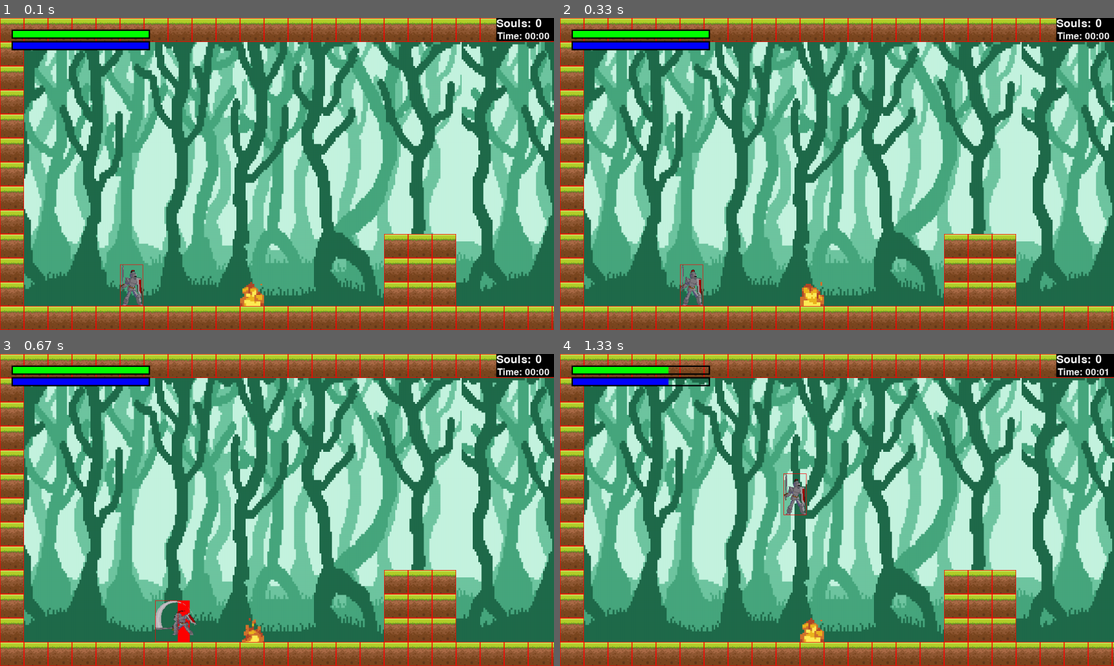
Above: before the commit, frames 1-4 (two rows, left to right).
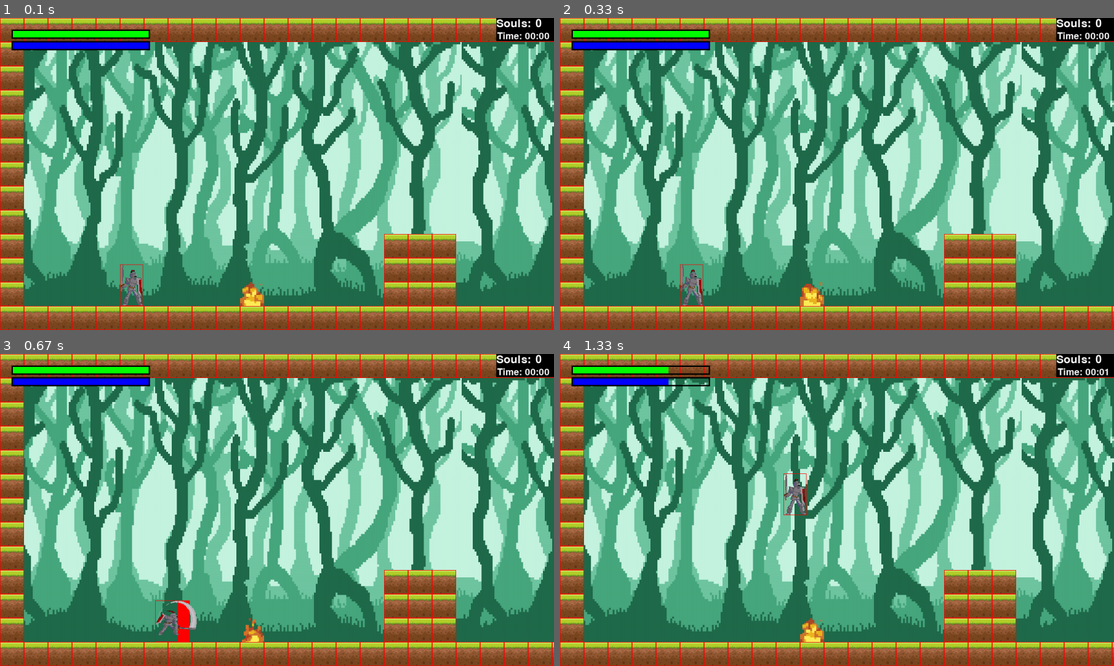
Above: after the commit, the same moments.

Repository: Ignacio630/ignacio_medici_pygame_tp_final
Game: pygame game, started from proyecto_final_juego/main.py
Same seed, same stepped clock (60 frames per second), same inputs: the game is played once before the commit and once after it.
Inputs:
- Up to frame 1 (0.1 s): no input
- Up to frame 2 (0.33 s): no input
- Up to frame 3 (0.67 s): hold Z from 0.33 s (still down); hold Right from 0.33 s (still down)
- Up to frame 4 (1.33 s): release Z at 0.8 s; release Right at 0.8 s; hold Right 0.83-1.3 s; tap Space at 0.9, 1.2 s; tap 0 at 0.98 s

Frames 1-2 are identical in both runs. In frame 3, 0.5% of the frame differs, in the area x 28-36%, y 79-91%; in frame 4, nothing differs.

Commit message:
direccion del ataque

Diff:
--- a/proyecto_final_juego/player.py
+++ b/proyecto_final_juego/player.py
@@ -43,9 +43,9 @@
             self.animation = self.attack_frame_r
             self.rect_melee_attack = pygame.draw.rect(surface=pantalla,color=R,rect=(x,y,ANCHO_JUGADOR/2,ALTO_JUGADOR))
         else:
-            x, y = self.rect_jugador.topleft
+            x, y = self.rect_jugador.x,self.rect_jugador.y
             self.animation = self.attack_frame_l
-            self.rect_melee_attack = pygame.draw.rect(surface=pantalla,color=R,rect=(x,y,-ANCHO_JUGADOR/2,ALTO_JUGADOR))
+            self.rect_melee_attack = pygame.draw.rect(surface=pantalla,color=R,rect=(x-(ANCHO_JUGADOR/2),y,ANCHO_JUGADOR/2,ALTO_JUGADOR))
 
 
     # HUD
@@ -116,10 +116,8 @@
             self.mana -= 10
 
         if keys[pygame.K_z]:
-            self.direction = True
             self.melee_attack(surface)
         if keys[pygame.K_z]:
-            self.direction = False
             self.melee_attack(surface)
 
     def apply_gravity(self):
@@ -138,7 +136,7 @@
                 self.frame = 0
 
         self.rect_jugador.x += self.direction_movement.x * self.speed_walk
-
+        print(self.direction)
         print(self.rect_melee_attack)
         if (self.tiempo_transcurrido >= 500):
             while(self.mana == 100):
